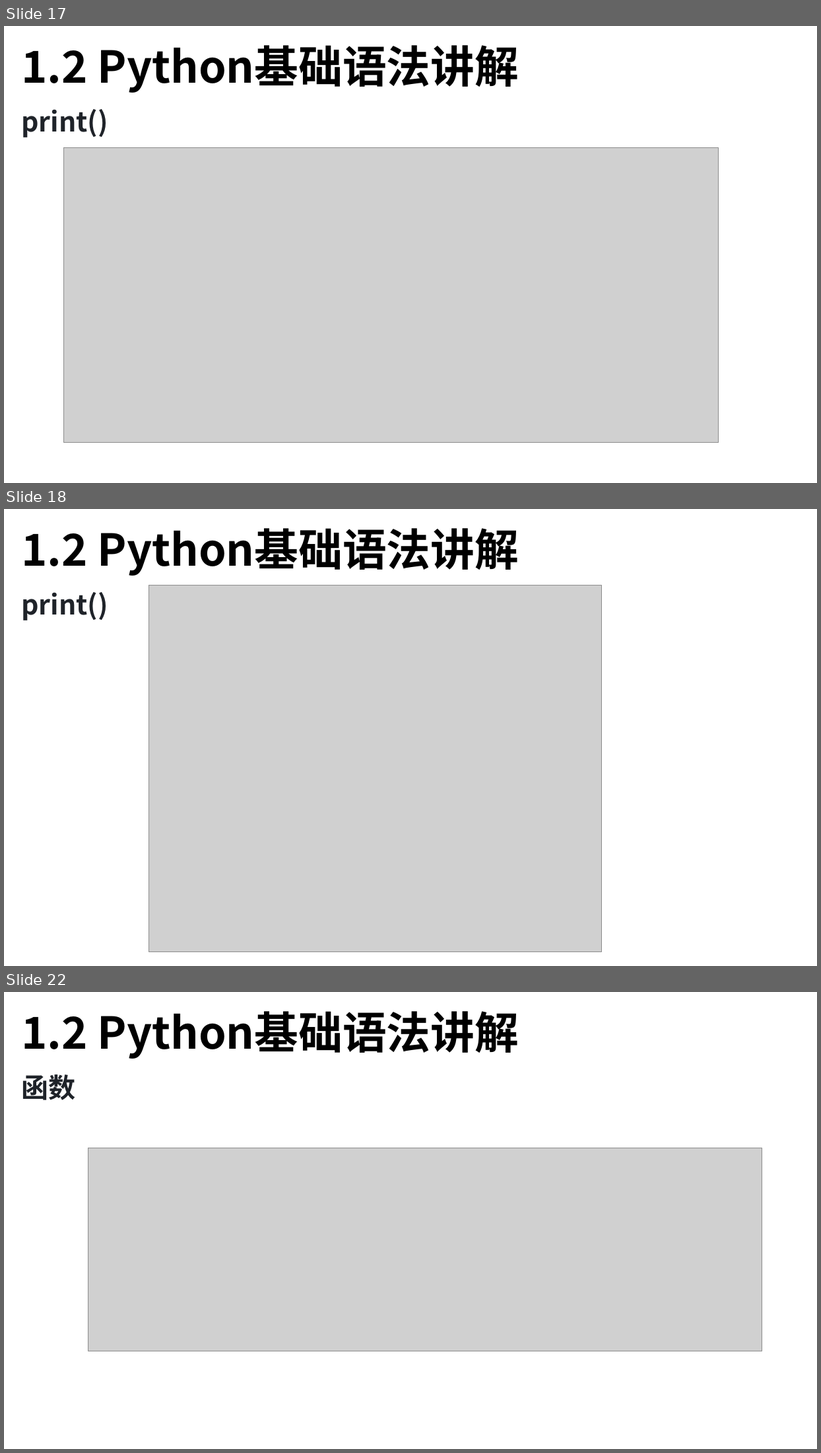
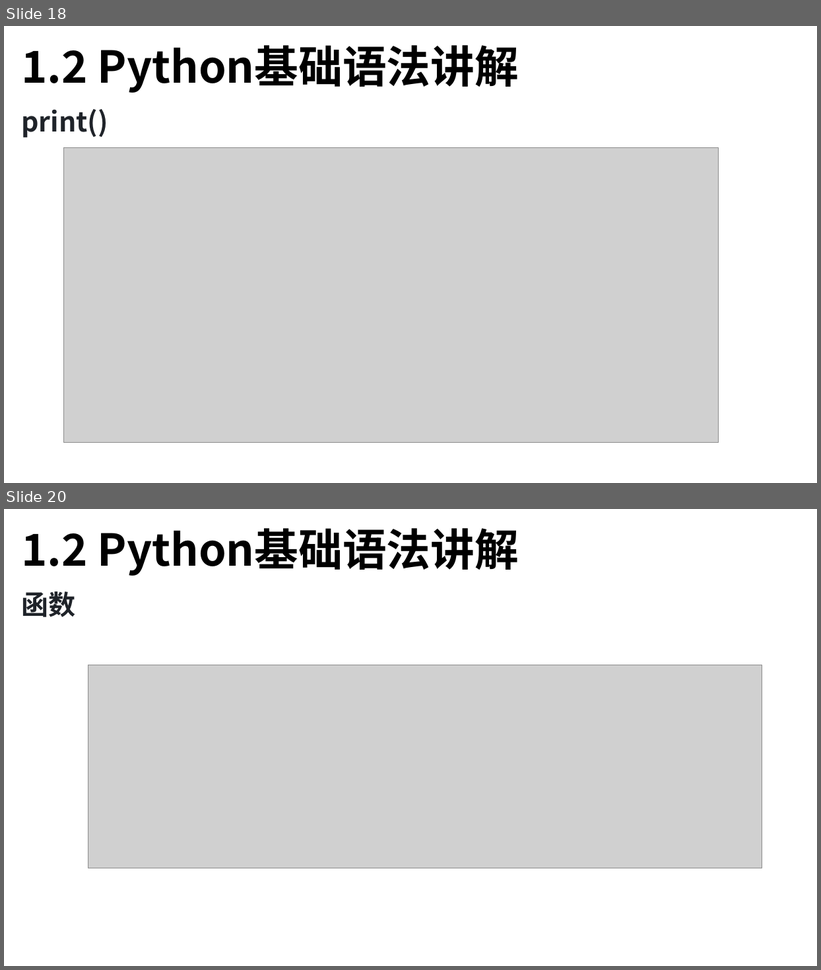
Before and after one commit to TsingPig/CodeRepo, a slide deck: Algorithm/_____保研岛____Python蓝桥杯/课件/Python 课时1.pptx. Shown one above the other, each under a label of ours: slides 17, 18 and 22 before the commit, slides 18 and 20 after it; the slides between them are not shown. The pictures are 821x1453 and 821x970 pixels, drawn with LibreOffice and Linux fonts; fonts in the diff are those of the drawing; grey boxes stand for pictures. Boxes give left, top, right and bottom in pixels: in the first picture for what was removed or moved away, otherwise in the second. Text is boxed around its words. In the diff, an @@ line names an element or a change of style, - is before the commit and + after.

```diff
--- a/Algorithm/_____保研岛____Python蓝桥杯/课件/Python 课时1.pptx
+++ b/Algorithm/_____保研岛____Python蓝桥杯/课件/Python 课时1.pptx
@@ slide 18 removed at [4, 509, 817, 966], background #FFFFFF @@
@@ text removed at [21, 528, 519, 576] @@
-1.2 Python基础语法讲解
@@ picture removed at [149, 586, 602, 952] @@
@@ text removed at [21, 592, 108, 621] @@
-print()
@@ what was slide 17 is now slide 18 @@
@@ what was slide 22 is now slide 20 @@
```
Also in this commit, not shown: 8 slides changed, 2 slides added, 3 other slides removed, 3 other files.
